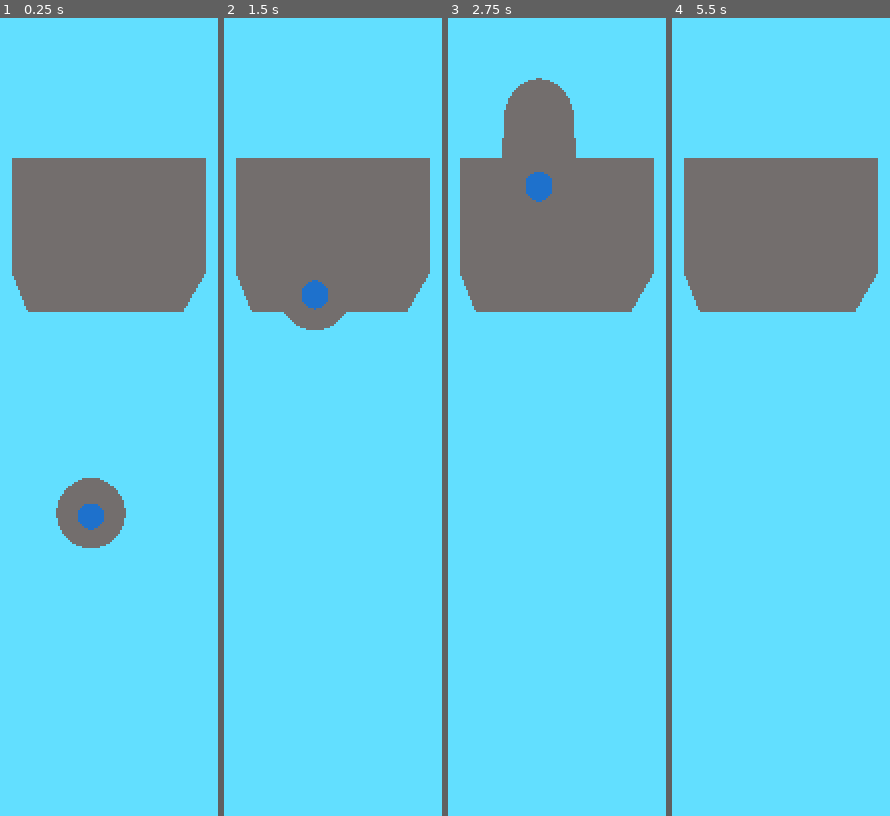
Above: before the commit, frames 1-4 (left to right).
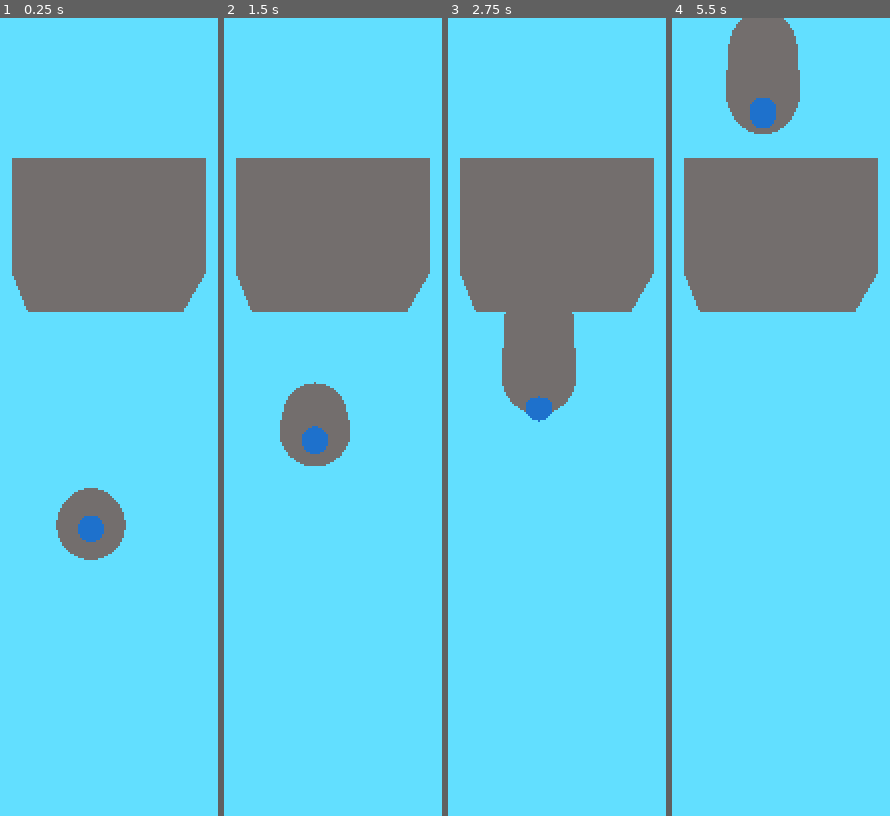
Above: after the commit, the same moments.

Repository: johnf008/Another_3d_Game
Game: Godot game, scene res://game.tscn
Two runs of this game, one before a commit and one after it. Both use one fixed random seed, a clock stepped at 60 frames per second and the inputs below.
Inputs:
- Up to frame 1 (0.25 s): no input
- Up to frame 2 (1.5 s): tap Enter at 0.5 s; hold Space (fly) 0.53-1.28 s; tap Space (fly) at 1.35 s
- Up to frame 3 (2.75 s): hold Space (fly) from 2.03 s (still down)
- Up to frame 4 (5.5 s): release Space (fly) at 2.78 s; tap Space (fly) at 2.85, 4.35 s; hold Space (fly) 3.53-4.28 s; hold Space (fly) from 5.03 s (still down)

The runs differ from the first frame. In frame 1, 1.3% of the frame differs, in the area x 25-58%, y 57-68%; in frame 2, 3.5%; in frame 3, 7.2%, in the area x 24-59%, y 7-51%; in frame 4, 4.3%.

Commit message:
Minor tweaks to physics that added a max height, and changed the velocities

Diff:
--- a/player/player.gd
+++ b/player/player.gd
@@ -11,12 +11,18 @@
 func _physics_process(delta: float) -> void:
 	const FLY_FALL_FACTOR = 5
 
-	if (position.y >= -2.0):
+	if (position.y >= -6.0):
 		velocity.y -= 20.0 * delta
 	else:
 		velocity.y = 0
-		position.y = -2.0
+		position.y = -6.0
 	print("Y position: " + str(position.y))
+
+	if (position.y <= 6.0):
+		velocity.y -= 5.0 * delta
+	else:
+		velocity.y = 0
+		position.y = 6.0
 
 	if Input.is_action_pressed("fly"):
 		velocity.y = 5.0
